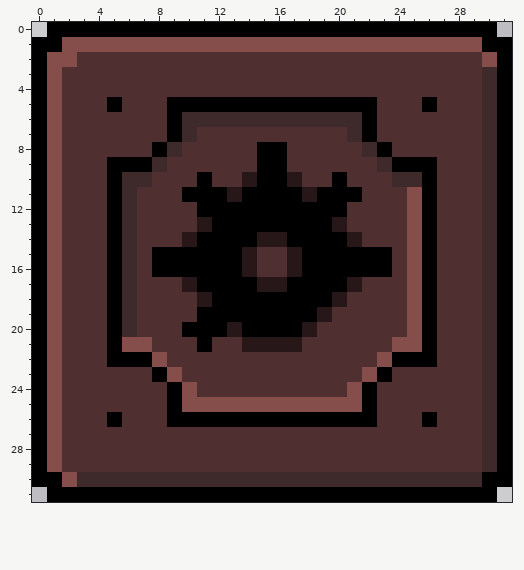
One commit to this pixel-art sprite: src/assets/block_32x32_w6.png. The picture above was drawn from the file before the commit.
The file is 32x32 pixels.
Now the later version:
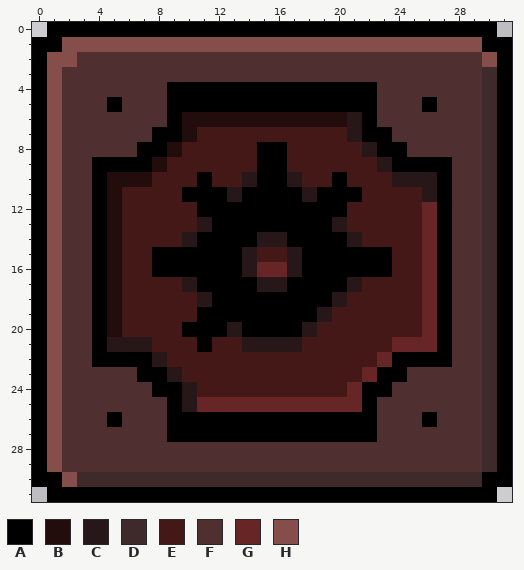
Palette (. is transparent): A #000000  B #220c0c  C #271718  D #3e2a2a  E #451818  F #4f2f30  G #682526  H #854e4b
What changed:
Colour A replaces colour F in row 4 at x 9 to 22; in row 7 at x 8 and 23; in row 8 at x 7 and 24; in rows 9 to 22 at x 4 and 27; in row 23 at x 7 and 24; in row 24 at x 8 and 23.
Colour A replaces colour F in row 27 at x 9 to 22.
Colour B replaces colour A in rows 10 to 20 at x 5.
Colour B replaces colour D in row 6 at x 10 to 20; in row 7 at x 10; in row 8 at x 9; in row 9 at x 8; in row 10 at x 6 to 7.
Colour C replaces colour A in rows 10 to 11 at x 26; in row 21 at x 5.
Colour C replaces colour D in rows 6 to 7 at x 21; in row 8 at x 22; in row 9 at x 23; in row 10 at x 24 to 25.
Colour C replaces colour H in row 21 at x 6 to 7; in row 22 at x 8; in row 23 at x 9; in rows 24 to 25 at x 10.
Colour E replaces colour D in rows 11 to 20 at x 6.
Colour E replaces colour F in row 7 at x 11 to 20; in row 8 at x 10 to 14 and 17 to 21; in row 9 at x 9 to 14 and 17 to 22; in row 10 at x 8 to 10, 12 to 13, 18 to 19 and 21 to 23; in row 11 at x 7 to 9 and 22 to 24; in rows 12 to 13 at x 7 to 10 and 21 to 24.
Colour E replaces colour F in row 14 at x 7 to 9 and 22 to 24; in row 15 at x 7, 15 to 16 and 24; in row 16 at x 7 and 24; in row 17 at x 7 to 9 and 22 to 24; in row 18 at x 7 to 10 and 21 to 24; in row 19 at x 7 to 10 and 20 to 24.
Colour E replaces colour F in row 20 at x 7 to 9 and 19 to 24; in row 21 at x 8 to 10, 12 to 13 and 18 to 23; in row 22 at x 9 to 22; in row 23 at x 10 to 21; in row 24 at x 11 to 20.
Colour E replaces colour H in rows 11 to 20 at x 25.
Colour G replaces colour A in rows 12 to 21 at x 26.
Colour G replaces colour F in row 16 at x 15 to 16.
Colour G replaces colour H in row 21 at x 24 to 25; in row 22 at x 23; in row 23 at x 22; in row 24 at x 21; in row 25 at x 11 to 21.
Where, in picture pixels (left, top, right, bottom), the same in both pictures:
changed: (92, 82, 452, 442)
